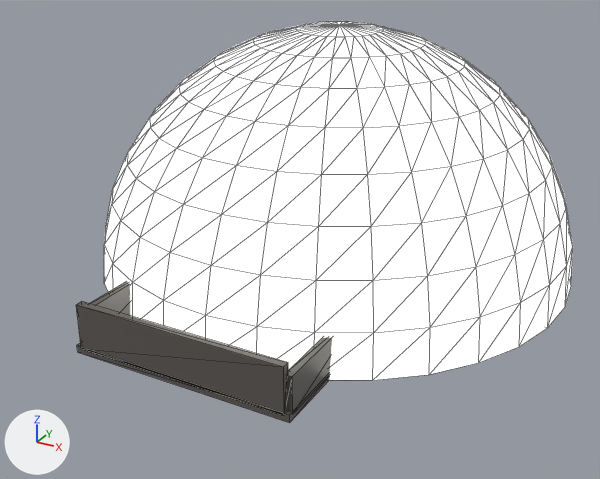
What one commit did to the glTF model assets/maps/reactor_site/glb/torus_cloud_2.glb.
Rendered twice from a 50 mm camera at (75.8, -154.5, 79.2) aimed at (-3.1, -10.9, 7.4). Arrows for +X, +Y and +Z are at lower left; the lights stay in place. The picture after the commit comes second. Mesh edges are drawn as thin lines. Where no turn or scale is listed for an object, it has been applied to the vertices. Vertices at exactly the same position are counted once.

The first picture shows 'piece_reactor_flash_flash_nocol', 'piece_reactor_ruin_scorched'.
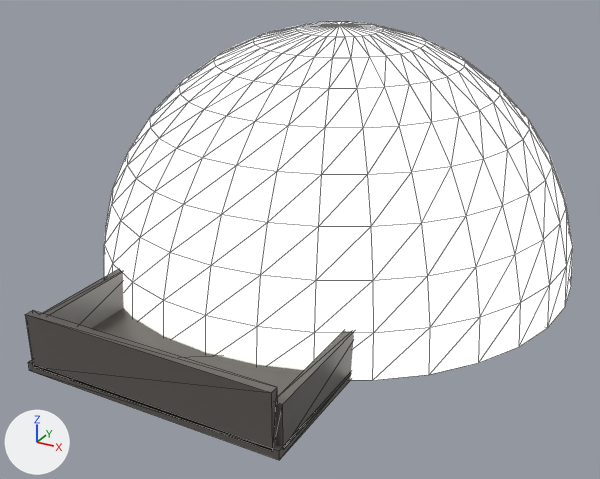
Where the change shows, as pixel boxes (x1, y1, x2, y2) in the pictures (600 x 479 px):
'piece_reactor_ruin_scorched', reshaped: before (76, 281, 332, 423); after (25, 269, 354, 460)
part 1 of me_piece_reactor_ruin_scorched_mesh, added: after (28, 308, 351, 460)
part 2 of me_piece_reactor_ruin_scorched_mesh, added: after (43, 269, 124, 329)
part 3 of me_piece_reactor_ruin_scorched_mesh, added: after (276, 331, 354, 449)
part 4 of me_piece_reactor_ruin_scorched_mesh, added: after (25, 310, 278, 451)
part 5 of me_piece_reactor_ruin_scorched_mesh, deleted: before (76, 281, 332, 423)

What the commit changed:
me_piece_reactor_ruin_scorched_mesh is used by ob_piece_reactor_ruin_scorched; location (0.0, 0.0, 0.0).
me_piece_reactor_ruin_scorched_mesh had 416 vertices, 688 faces and spanned x -24.1..24.1, y -60.0..60.0, z 0.0..25.8.
me_piece_reactor_ruin_scorched_mesh now has 224 vertices, 336 faces and spans x -25.2..25.2, y -68.7..68.7, z 0.0..29.6.
me_piece_reactor_ruin_scorched_mesh part 1: a new loose piece, a box spanning x -25.2..25.2, y -68.7..-36.6, z 0.0..1.7, in mat_scorched.
me_piece_reactor_ruin_scorched_mesh part 2: a new loose piece, a box spanning x -25.2..-23.6, y -67.5..-37.8, z 1.1..9.2, in mat_scorched.
me_piece_reactor_ruin_scorched_mesh part 3: a new loose piece, a box spanning x 23.6..25.2, y -67.5..-37.8, z 1.1..9.2, in mat_scorched.
me_piece_reactor_ruin_scorched_mesh part 4: a new loose piece, a box spanning x -24.0..24.0, y -68.7..-67.1, z 1.1..11.4, in mat_scorched.
me_piece_reactor_ruin_scorched_mesh part 5: 17 loose pieces with 256 vertices, spanning x -24.1..24.1, y -60.0..60.0, z 0.0..25.5, are deleted.
Other edits to the shape of me_piece_reactor_ruin_scorched_mesh do not show in these pictures.
